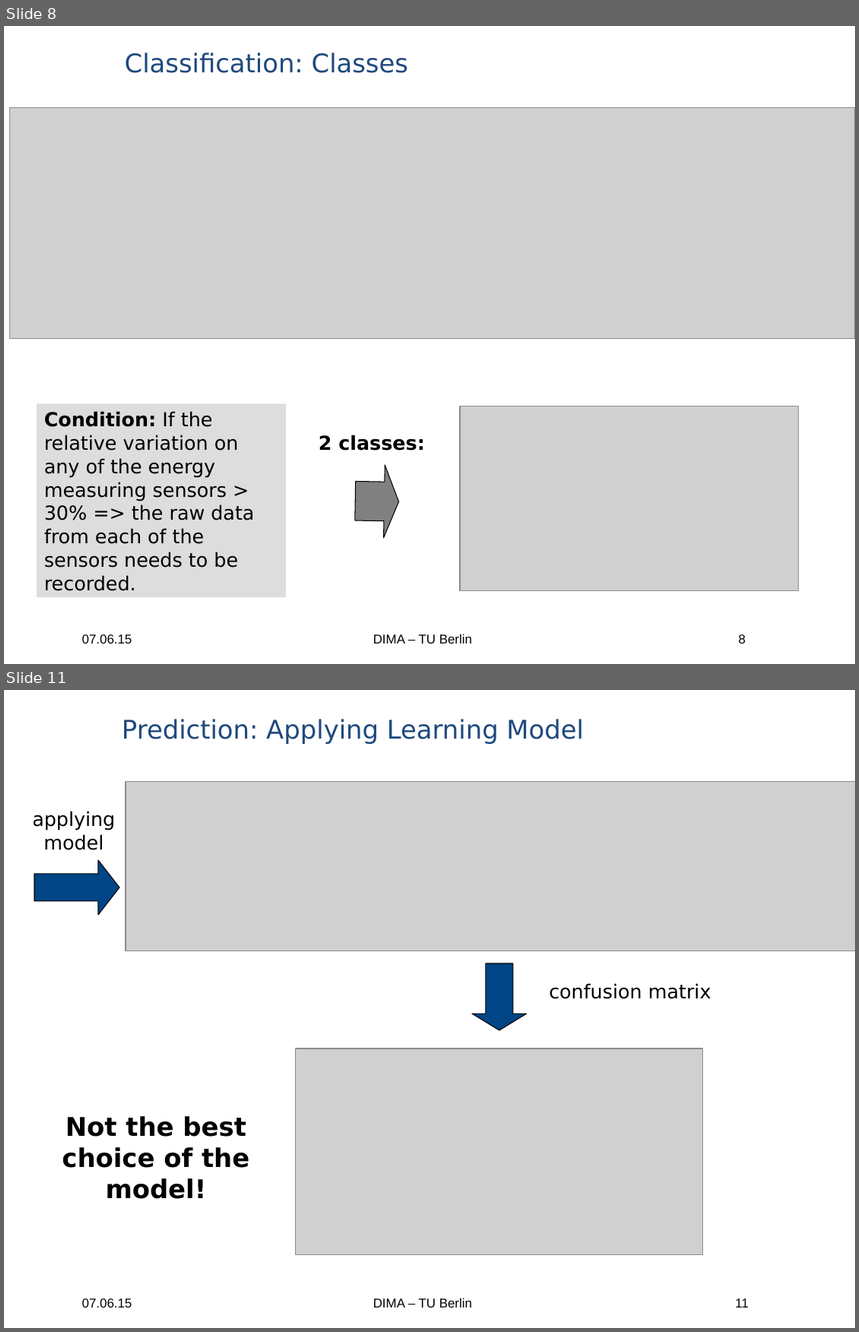
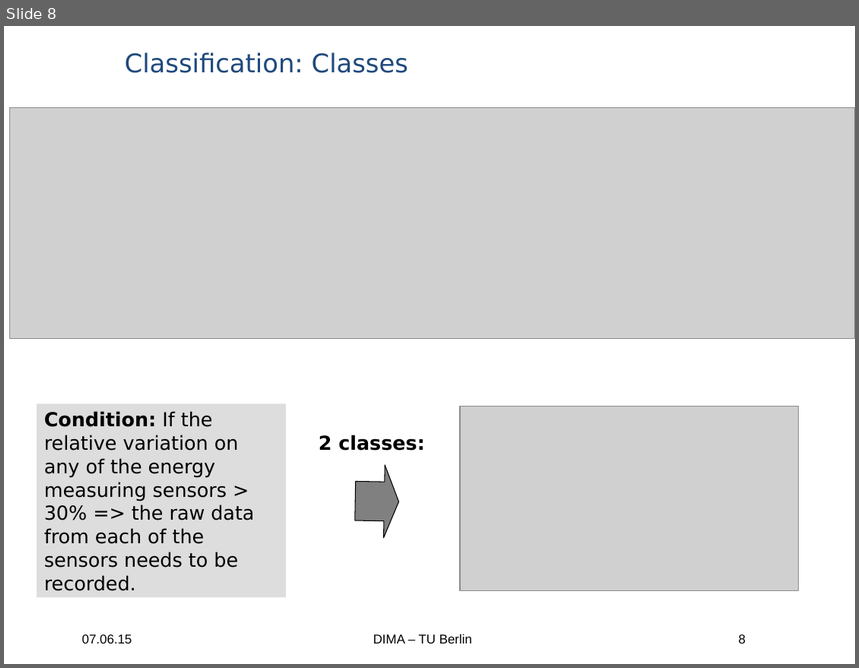
Before and after one commit to ericdoerheit/DBPRO2015, a slide deck: Presentations/Presentation 3.ppt. Shown one above the other, each under a label of ours: slides 8 and 11 before the commit, slide 8 after it; the slides between them are not shown. The pictures are 859x1332 and 859x668 pixels, drawn with LibreOffice and Linux fonts; fonts in the diff are those of the drawing; grey boxes stand for pictures; background and template pictures are left out. Boxes give left, top, right and bottom in pixels: in the first picture for what was removed or moved away, otherwise in the second. Text is boxed around its words. In the diff, an @@ line names an element or a change of style, - is before the commit and + after.

```diff
--- a/Presentations/Presentation 3.ppt
+++ b/Presentations/Presentation 3.ppt
@@ slide 11 removed at (4,690,855,1328), background picture (left out); not listed: 3 template elements that a slide beside it also shows @@
@@ text removed at (122,719,584,744) @@
-Prediction: Applying Learning Model
@@ picture removed at (126,781,855,951) @@
@@ text removed at (32,811,115,850) @@
-applying model
@@ right arrow removed at (34,860,119,915) @@
@@ down arrow removed at (472,964,527,1030) @@
@@ text removed at (549,983,712,999) @@
-confusion matrix
@@ picture removed at (296,1049,704,1256) @@
@@ text removed at (62,1116,249,1199) @@
-Not the best choice of the model!
```
Also in this commit, not shown: 6 slides changed, 3 slides added, 1 other slide removed, 1 other file.
